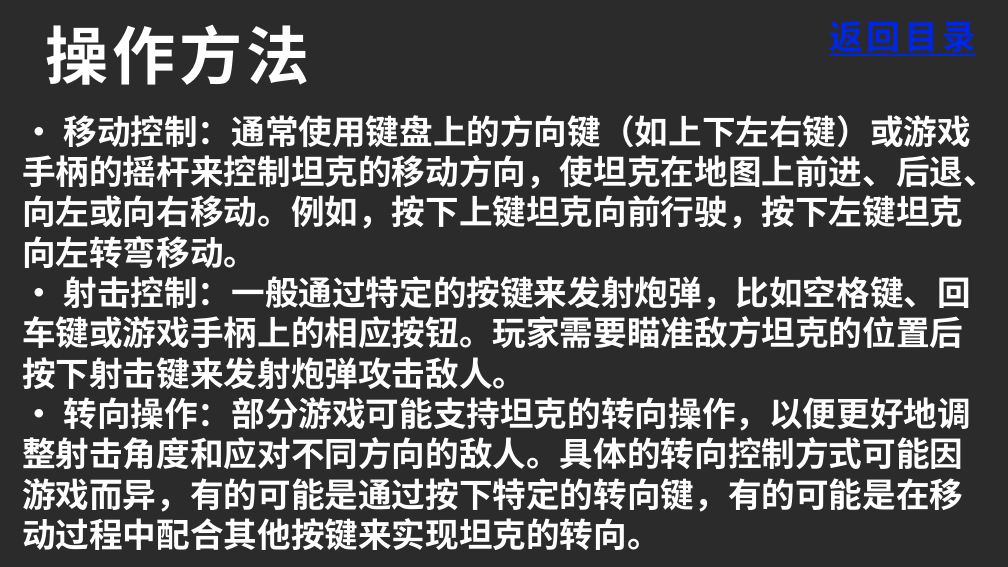
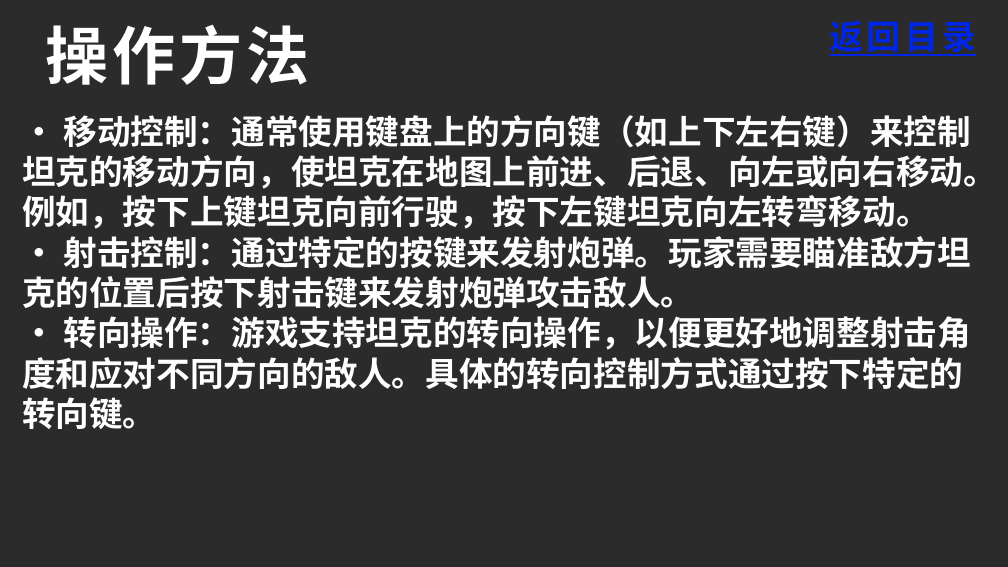
Before and after one commit to chen125444/Java-Republic, a slide deck: slide 6 of 坦克大战介绍ppt草稿.pptx. Drawn at 1008x567 pixels with LibreOffice and Linux fonts; fonts in the diff are those of the drawing; background and template pictures are left out; a plain dark background stands for a picture behind light text. Boxes give left, top, right and bottom in pixels: in the first picture for what was removed or moved away, otherwise in the second. Text is boxed around its words. In the diff, an @@ line names an element or a change of style, - is before the commit and + after.

```diff
--- a/坦克大战介绍ppt草稿.pptx
+++ b/坦克大战介绍ppt草稿.pptx
@@ text at box(22, 115, 997, 429): text changed @@
-• 移动控制：通常使用键盘上的方向键（如上下左右键）或游戏手柄的摇杆来控制坦克的移动方向，使坦克在地图上前进、后退、向左或向右移动。例如，按下上键坦克向前行驶，按下左键坦克向左转弯移动。
-• 射击控制：一般通过特定的按键来发射炮弹，比如空格键、回车键或游戏手柄上的相应按钮。玩家需要瞄准敌方坦克的位置后按下射击键来发射炮弹攻击敌人。
-• 转向操作：部分游戏可能支持坦克的转向操作，以便更好地调整射击角度和应对不同方向的敌人。具体的转向控制方式可能因游戏而异，有的可能是通过按下特定的转向键，有的可能是在移动过程中配合其他按键来实现坦克的转向。
+• 移动控制：通常使用键盘上的方向键（如上下左右键）来控制坦克的移动方向，使坦克在地图上前进、后退、向左或向右移动。例如，按下上键坦克向前行驶，按下左键坦克向左转弯移动。
+• 射击控制：通过特定的按键来发射炮弹。玩家需要瞄准敌方坦克的位置后按下射击键来发射炮弹攻击敌人。
+• 转向操作：游戏支持坦克的转向操作，以便更好地调整射击角度和应对不同方向的敌人。具体的转向控制方式通过按下特定的转向键。
```
Also in this commit, not shown: 1 other slide changed, 1 other file.
